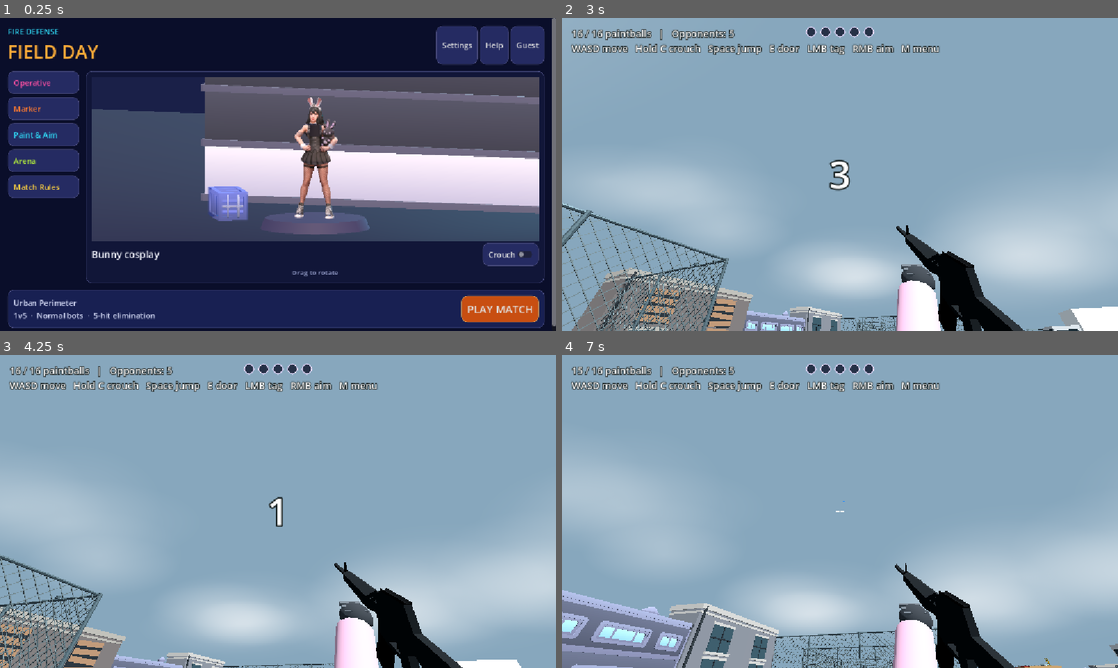
Above: before the commit, frames 1-4 (two rows, left to right).
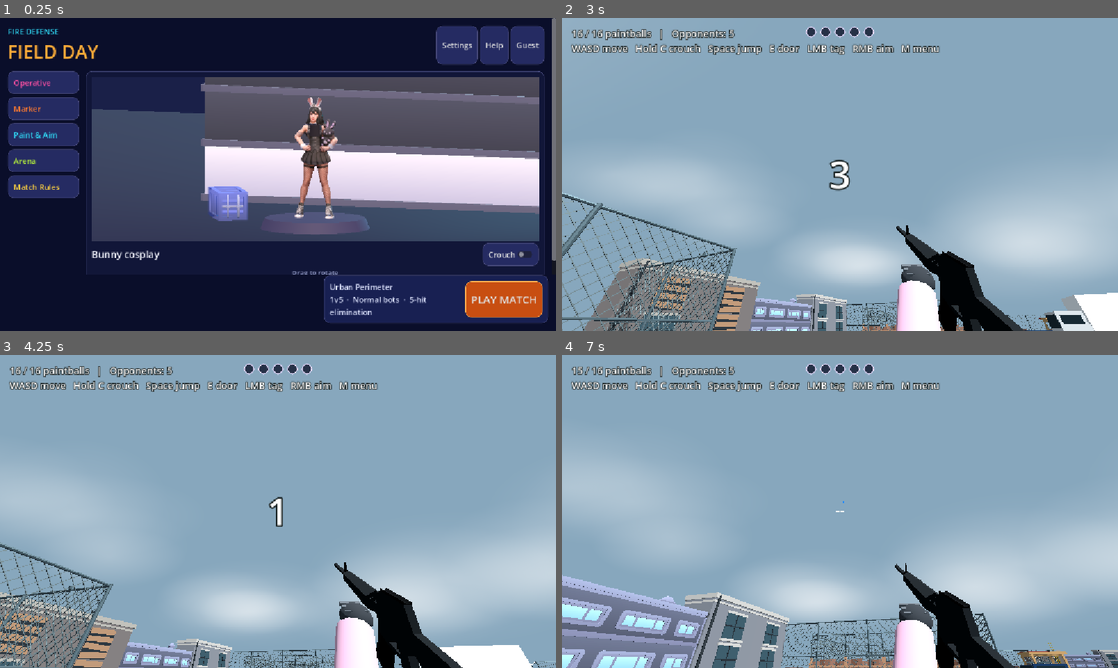
Above: after the commit, the same moments.

Repository: 302stang86/fdfd
Game: Godot game, scene res://menu.tscn
Two runs of this game, one before a commit and one after it. Both use one fixed random seed, a clock stepped at 60 frames per second and the inputs below.
Inputs (mouse positions are in pixels of both pictures, inside the frame that each line leads up to):
- Up to frame 1 (0.25 s): no input
- Up to frame 2 (3 s): click "PLAY MATCH" at 0.5 s; tap Enter at 1.25 s; move the mouse to (867, 174) at 1.27 s; hold W 1.28-2 s; tap M at 1.35 s; click (867, 174) at 1.42 s; tap Space at 1.52, 2.75 s; click "PLAY MATCH" at 2 s; move the mouse to (812, 174) at 2.77 s; hold W from 2.78 s (still down); tap E at 2.85 s
- Up to frame 3 (4.25 s): keep holding W; tap Space at 3.02 s; tap Enter at 3.5, 3.6 s; move the mouse to (289, 505) at 3.52 s
- Up to frame 4 (7 s): keep holding W; move the mouse to (834, 517) at 4.27 s; tap C at 4.35 s; click (834, 517) at 4.42 s; tap Space at 4.52, 5, 5.27, 6.02 s; move the mouse to (878, 514) at 5.02 s; hold Shift 5.03-5.78 s; move the mouse to (795, 508) at 5.77 s; tap Ctrl at 5.85 s; move the mouse to (845, 511) at 6.52 s; tap 1 at 6.6 s; click (845, 511) at 6.67 s

The runs differ from the first frame. In frame 1, 11% of the frame differs, in the area x 1-100%, y 77-100%; in frame 2, 11%; in frame 3, 8.3%; in frame 4, 11%.

Commit message:
Keep Play Match visible while browsing menu drawers

Diff:
--- a/menu.gd
+++ b/menu.gd
@@ -33,6 +33,7 @@
 var navigation: BoxContainer
 var side: BoxContainer
 var drawer: PanelContainer
+var play_dock: PanelContainer
 var drawer_views: Dictionary = {}
 var navigation_buttons: Dictionary = {}
 var active_drawer := ""
@@ -60,11 +61,15 @@
 	background.color = Color("#0a0e2a")
 	add_child(background)
 	background.set_anchors_and_offsets_preset(PRESET_FULL_RECT)
+	var frame := VBoxContainer.new()
+	frame.add_theme_constant_override("separation", 0)
+	add_child(frame)
+	frame.set_anchors_and_offsets_preset(PRESET_FULL_RECT)
 	var scroll := ScrollContainer.new()
+	scroll.size_flags_vertical = Control.SIZE_EXPAND_FILL
 	scroll.horizontal_scroll_mode = ScrollContainer.SCROLL_MODE_DISABLED
 	scroll.follow_focus = true
-	add_child(scroll)
-	scroll.set_anchors_and_offsets_preset(PRESET_FULL_RECT)
+	frame.add_child(scroll)
 	var padding := MarginContainer.new()
 	for edge in ["left", "right", "top", "bottom"]:
 		padding.add_theme_constant_override("margin_" + edge, 16)
@@ -161,10 +166,17 @@
 	add_button("Cheat mode", open_cheats)
 
 	build_stage()
-	var dock := menu_panel(main, Color("#182052"))
+	var dock_margin := MarginContainer.new()
+	for edge in ["left", "right", "bottom"]:
+		dock_margin.add_theme_constant_override("margin_" + edge, 16)
+	frame.add_child(dock_margin)
+	var dock_wrapper := HBoxContainer.new()
+	dock_margin.add_child(dock_wrapper)
+	dock_wrapper.alignment = BoxContainer.ALIGNMENT_END
+	play_dock = menu_panel(dock_wrapper, Color("#182052"))
 	var dock_row := HBoxContainer.new()
 	dock_row.add_theme_constant_override("separation", 14)
-	dock.add_child(dock_row)
+	play_dock.add_child(dock_row)
 	summary = heading(dock_row, "", 16, Color("#dfe5ff"))
 	summary.autowrap_mode = TextServer.AUTOWRAP_WORD_SMART
 	summary.size_flags_horizontal = Control.SIZE_EXPAND_FILL
@@ -193,6 +205,8 @@
 	navigation.vertical = not compact or size.x < 640.0
 	drawer.custom_minimum_size.x = 0 if compact else 300
 	stage.custom_minimum_size.y = 260 if compact else 340
+	play_dock.custom_minimum_size.x = 0 if compact else 465
+	play_dock.size_flags_horizontal = Control.SIZE_EXPAND_FILL if compact else Control.SIZE_SHRINK_END
 
 func show_drawer(section: String) -> void:
 	active_drawer = "" if section == active_drawer else section
